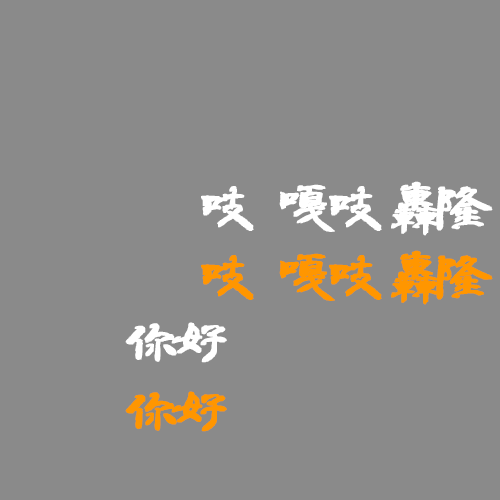
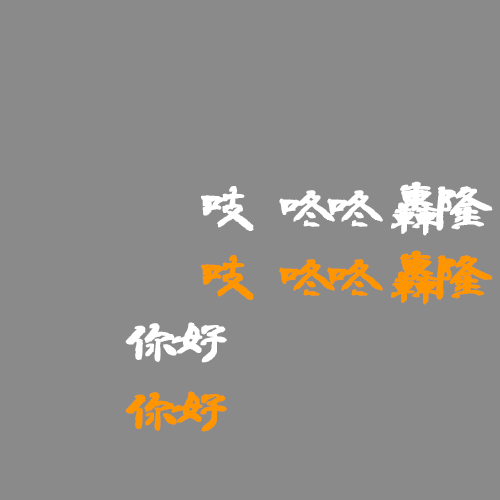
Layered file, before and after one edit (w=500, h=500). Changes by layer:
painted on "window" (1st of 2) over [279, 253, 383, 301]
painted on "window" (2nd of 2) over [279, 184, 383, 232]
